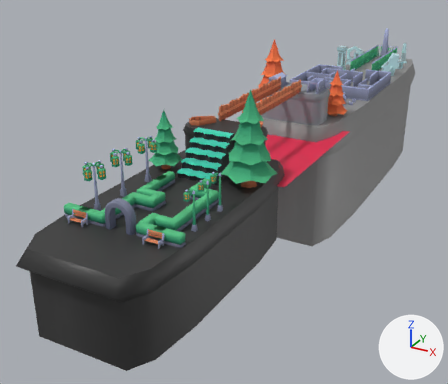
An edit to the glTF model scenes/shadowland/shadowland.glb, drawn before and after from the same camera.
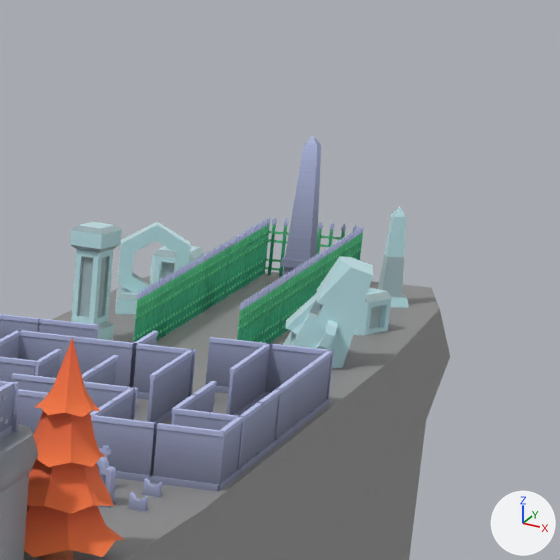
There are two pictures of each version: one whole from a camera (50 mm lens) standing at (214.0, -208.0, 171.0) and looking at (-52.0, 275.0, -71.0), one close up on the part from 72% to 98% of the width and 0% to 30% of the height. Lighting does not change. The marker at lower right points along +X, +Y and +Z. Where no turn or scale is listed for an object, it has been applied to the vertices.

Script lines for the objects in view, before the commit:
```python
ob_iron_fence_col = bpy.data.objects.new('iron-fence-col', me_iron_fence)
ob_iron_fence_col.location = (-3.8, 529.8, 0.0)
ob_maze_pine_r_col = bpy.data.objects.new('maze-pine-r-col', me_pine_fall_001)
ob_maze_pine_r_col.location = (30.0, 343.5, -1.9)
ob_obelisc_col = bpy.data.objects.new('obelisc-col', me_pillar_obelisk)
ob_obelisc_col.location = (4.6, 617.4, -0.5)
# also in view: 'statue_head-col' at (3.0, 571.0, 12.0); 'bridge-far-crypt-r-col' at (21.0, 316.0, 33.0); 'bridge-far-ground-col' at (0.0, 317.0, 14.0); 'maze-walls-col' at (0.0, 450.0, 7.0); 'maze-graves-col' at (-2.0, 393.0, 5.0)
```
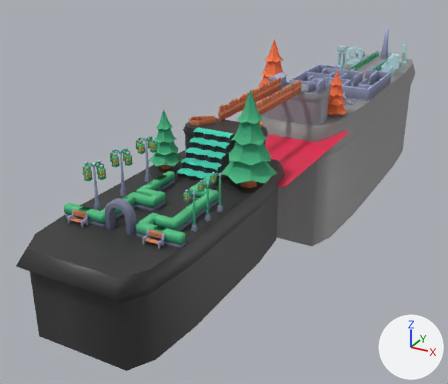
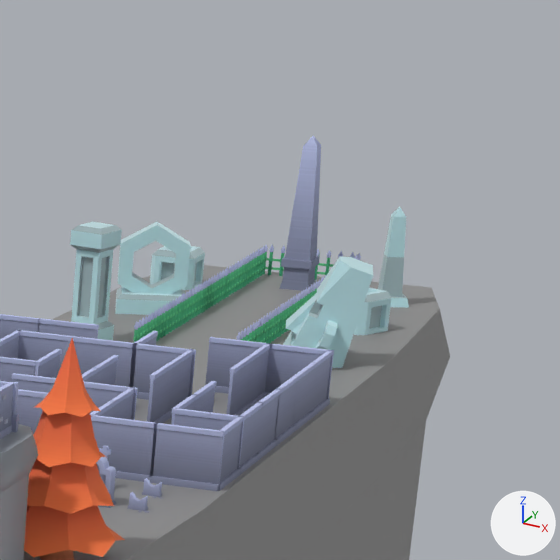
Changed parts and their boxes [x1, y1, x2, y2] in the close-ups (560 x 560 px):
'iron-fence-col', moved: before [133, 217, 364, 343]; after [133, 244, 361, 343]

The change, as a diff of the scene's bpy script:
```diff
--- a/scenes/shadowland/shadowland.glb.py
+++ b/scenes/shadowland/shadowland.glb.py
@@ ob_iron_fence_col @@
 ob_iron_fence_col = bpy.data.objects.new('iron-fence-col', me_iron_fence)
-ob_iron_fence_col.location = (-3.8, 529.8, 0.0)
+ob_iron_fence_col.location = (-3.8, 529.8, -7.5)
```
